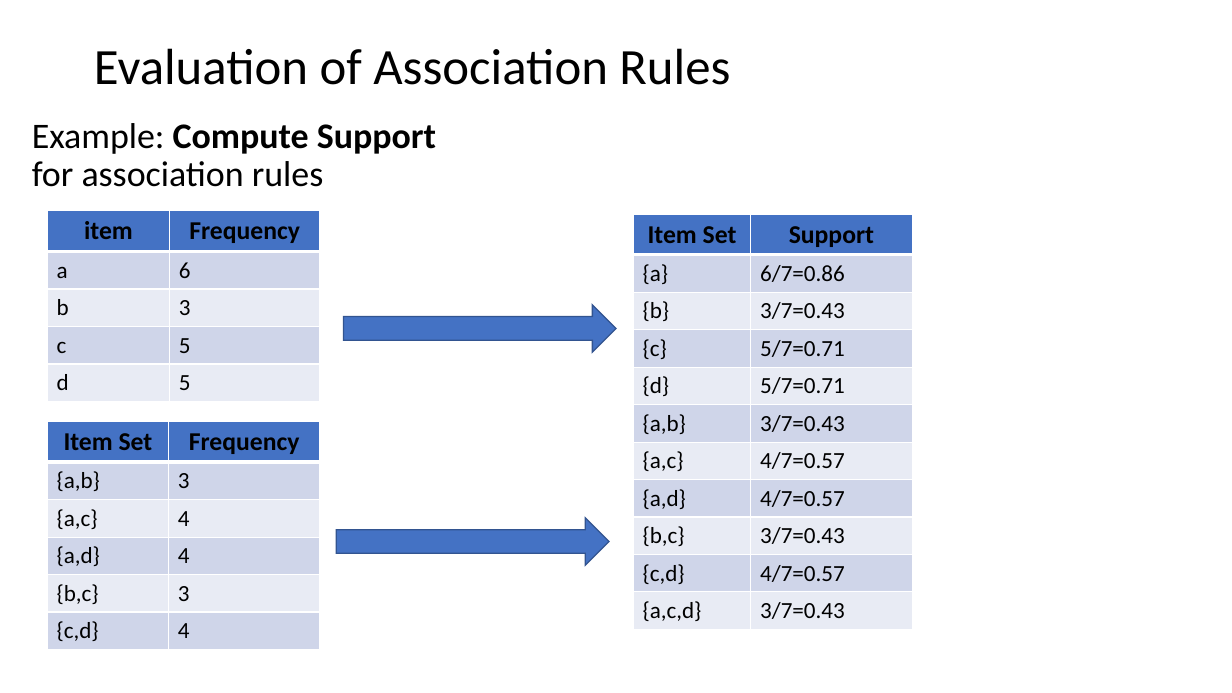
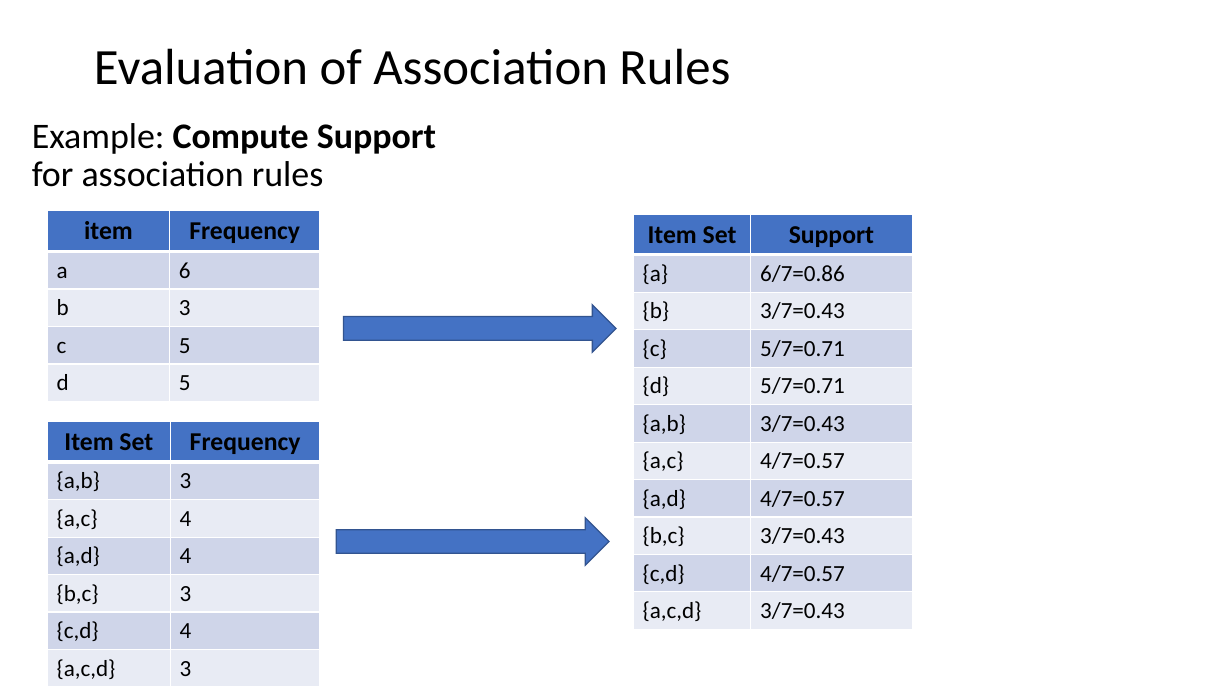
Before and after one commit to StephenElston/CSCI-E-108, a slide deck: slide 16 of slides/10_AssociationsFrequentItems.pptx. Drawn at 1232x693 pixels with LibreOffice and Linux fonts; fonts in the diff are those of the drawing. Boxes give left, top, right and bottom in pixels: in the first picture for what was removed or moved away, otherwise in the second. Text is boxed around its words. In the diff, an @@ line names an element or a change of style, - is before the commit and + after.

```diff
--- a/slides/10_AssociationsFrequentItems.pptx
+++ b/slides/10_AssociationsFrequentItems.pptx
@@ table at box(47, 421, 320, 687) @@
+row 7: {a,c,d} | 3
```
Also in this commit, not shown: 12 other slides changed, 1 slide added.
